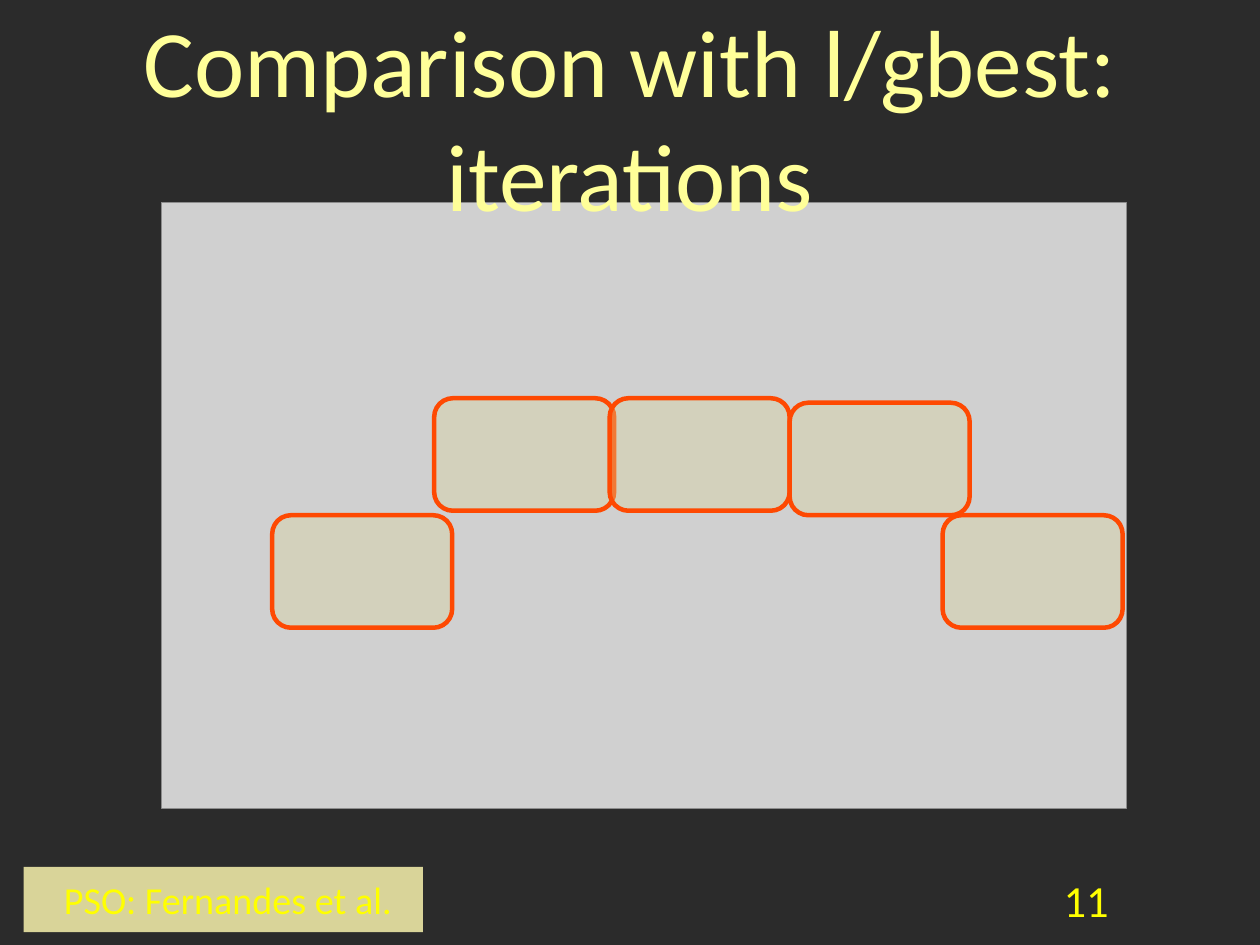
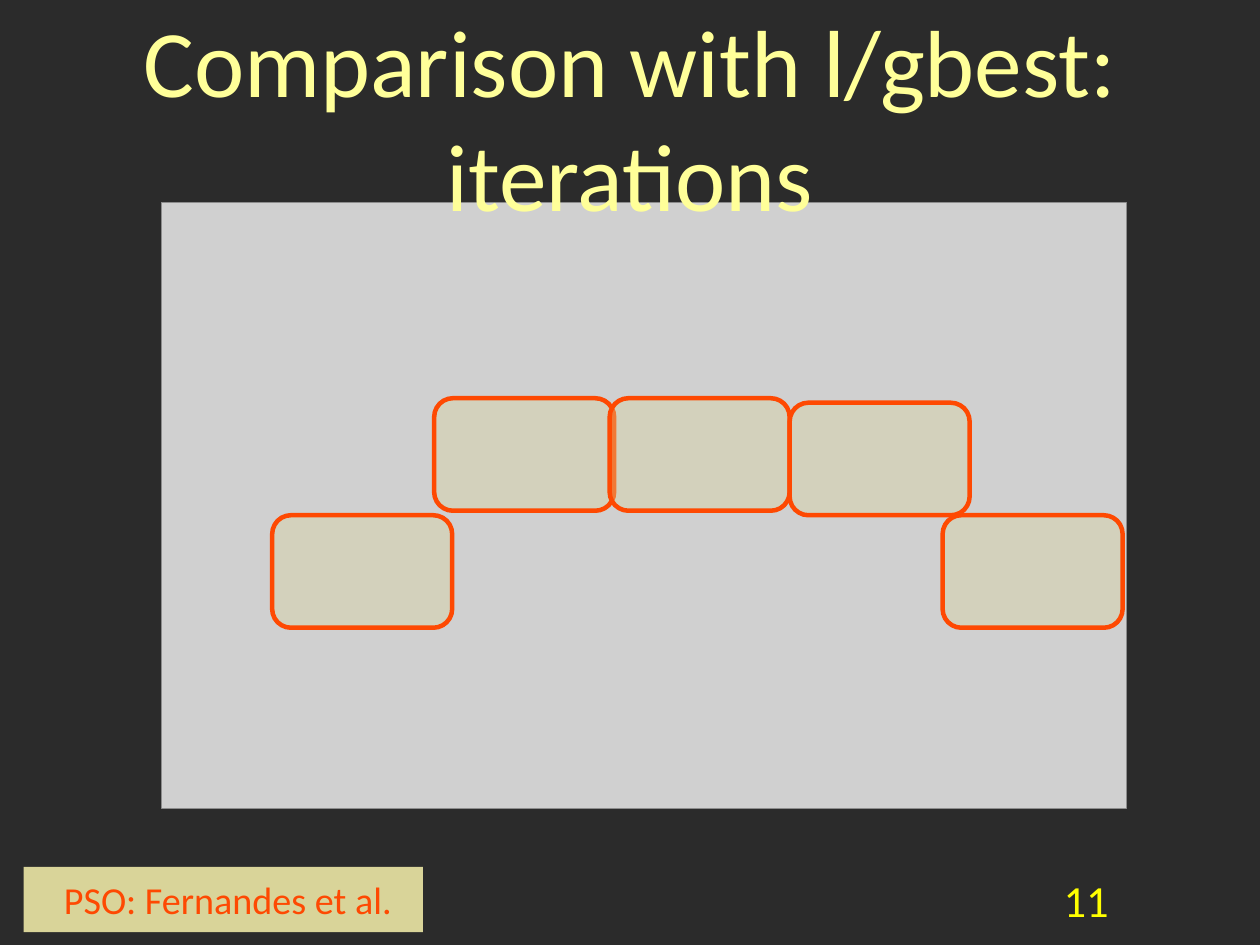
Before and after one commit to geneura/papers, a slide deck: slide 11 of 2013/CEC/PSO/pso-cec2013.odp. Drawn at 1260x945 pixels with LibreOffice and Linux fonts; fonts in the diff are those of the drawing; grey boxes stand for pictures; background and template pictures are left out; a plain dark background stands for a picture behind light text. Boxes give left, top, right and bottom in pixels: in the first picture for what was removed or moved away, otherwise in the second. Text is boxed around its words. In the diff, an @@ line names an element or a change of style, - is before the commit and + after.

```diff
--- a/2013/CEC/PSO/pso-cec2013.odp
+++ b/2013/CEC/PSO/pso-cec2013.odp
@@ rectangle "PSO: Fernandes et al." at <box>24,867,423,932</box>: text colour #FFFF00 to #FE4902 @@
```
Also in this commit, not shown: 17 other slides changed, 1 other file.
